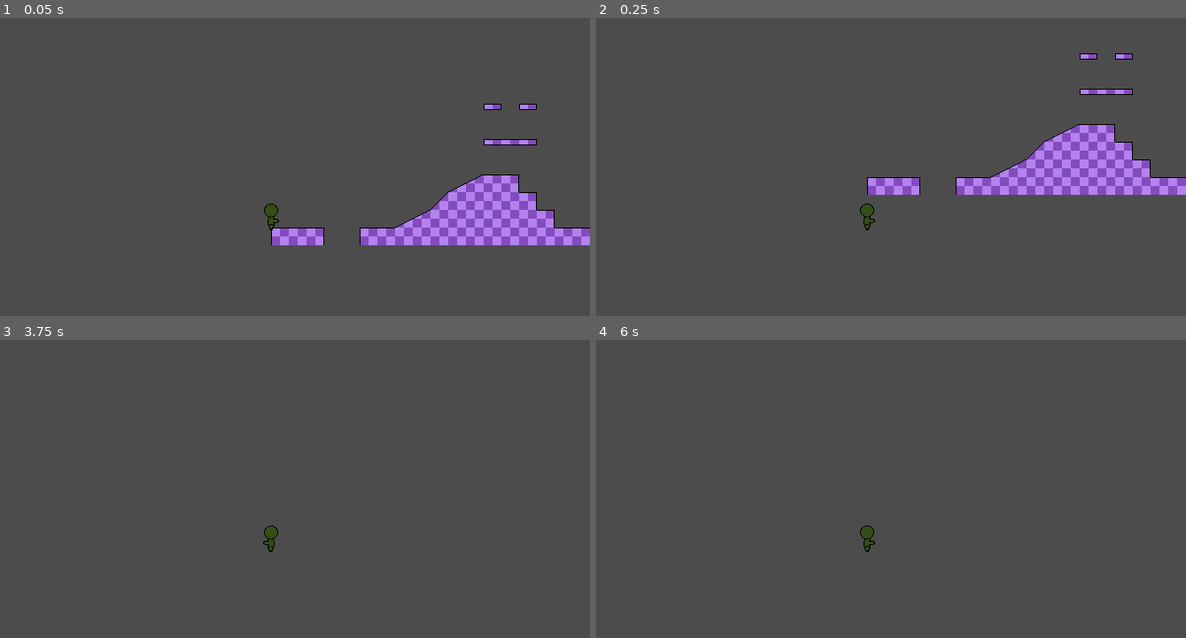
Above: before the commit, frames 1-4 (two rows, left to right).
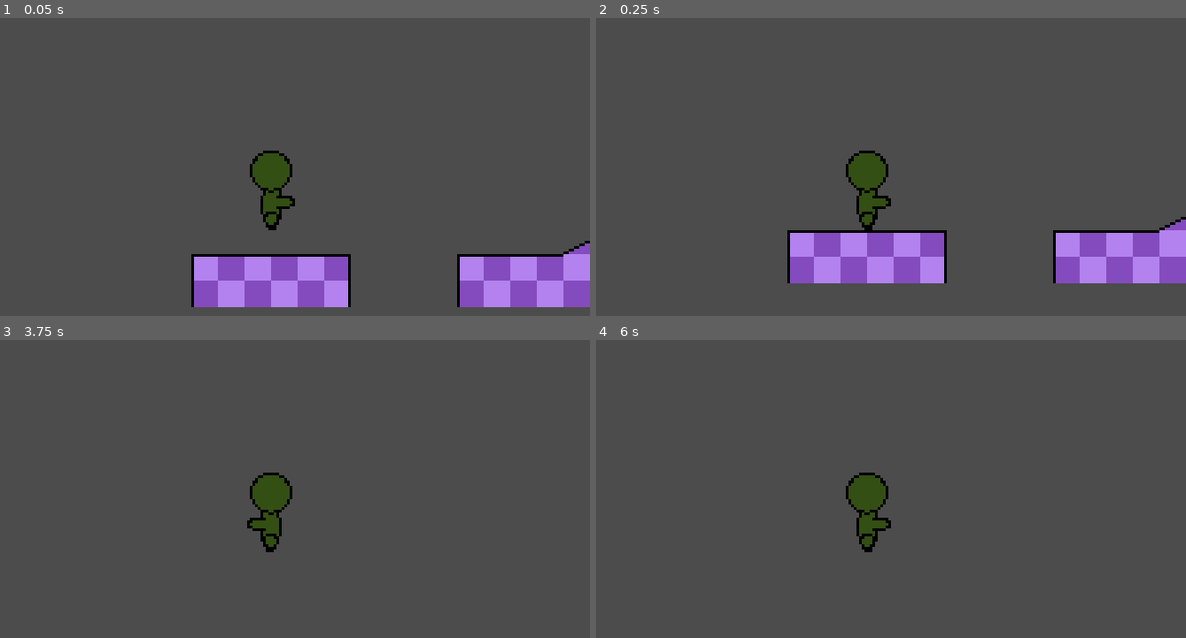
Above: after the commit, the same moments.

Repository: kurantoB/KinematicallyReinterpretedImplementationNeedingGodotEngine
Game: Godot game, scene res://Scenes/SandboxScene.tscn
The game is run twice, just before and just after one commit, with the same random seed, the same clock (stepped at 60 frames per second) and the same inputs.
Inputs:
- Up to frame 1 (0.05 s): no input
- Up to frame 2 (0.25 s): no input
- Up to frame 3 (3.75 s): tap Enter (gba_start) at 0.5, 2, 2.75, 2.85, 3.5 s; hold Right (ui_right) 0.53-1.28 s; tap Z (gba_a) at 0.6, 3.6 s; hold Down (ui_down) 1.28-2.03 s; tap X (gba_b) at 1.35 s; hold Right (ui_right) 2.03-2.78 s; tap Backspace (gba_select) at 2.1 s; hold Up (ui_up) 2.78-3.53 s; hold Left (ui_left) from 3.53 s (still down)
- Up to frame 4 (6 s): tap Enter (gba_start) at 4.25, 5, 5.85 s; tap X (gba_b) at 4.35 s; release Left (ui_left) at 5.03 s; hold Down (ui_down) 5.03-5.78 s; tap Backspace (gba_select) at 5.1 s; hold Right (ui_right) from 5.78 s (still down)

The runs differ from the first frame. In frame 1, 16% of the frame differs, in the area x 32-100%, y 28-98%; in frame 2, 16%; in frame 3, 1.2%; in frame 4, 1.2%.
Error before the commit: Invalid call. Nonexistent function 'get_used_cells' in base 'Nil'. (res://Scripts/StageEnvironment.gd:68)

Commit message:
Constants

Diff:
--- a/Scenes/Block.tscn
+++ /dev/null
@@ -1,8 +0,0 @@
-[gd_scene load_steps=2 format=2]
-
-[ext_resource path="res://Scripts/MapElem.gd" type="Script" id=1]
-
-[node name="Sprite" type="Sprite"]
-z_index = -1
-offset = Vector2( 0, -20 )
-script = ExtResource( 1 )
--- a/Scenes/SandboxScene.tscn
+++ b/Scenes/SandboxScene.tscn
@@ -8,7 +8,7 @@
 script = ExtResource( 5 )
 tile_set_name = "TestTileSet"
 
-[node name="StageTileMap" type="TileMap" parent="."]
+[node name="Stage" type="TileMap" parent="."]
 tile_set = ExtResource( 1 )
 cell_size = Vector2( 20, 20 )
 format = 1
--- a/Scripts/Constants.gd
+++ b/Scripts/Constants.gd
@@ -141,4 +141,4 @@
 const GRAVITY = 30
 const MAX_FALL_SPEED = -12
 const ACCELERATION = 35
-const QUANTUM_DIST = 0.005
+const QUANTUM_DIST = 0.002
